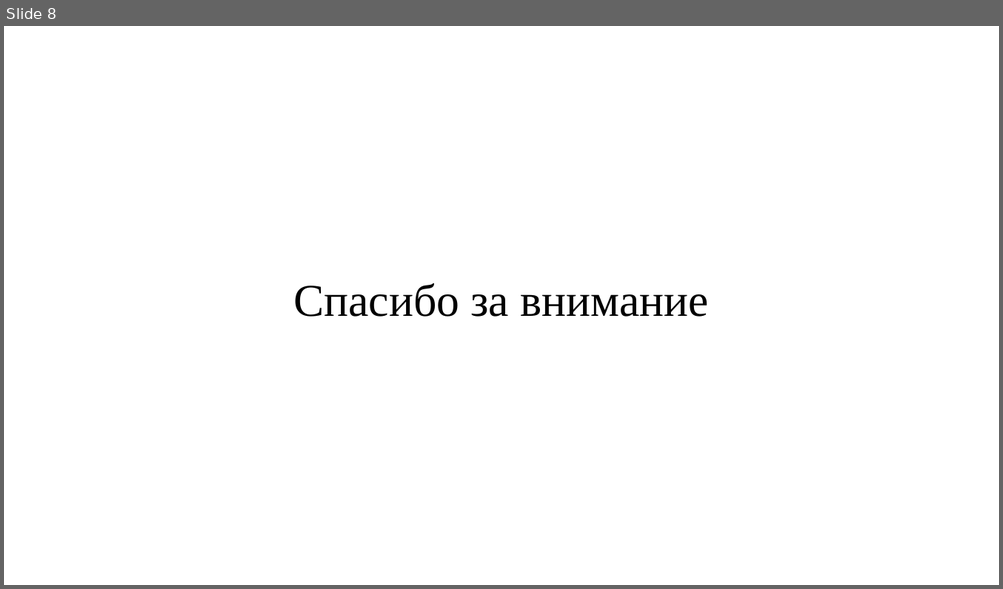
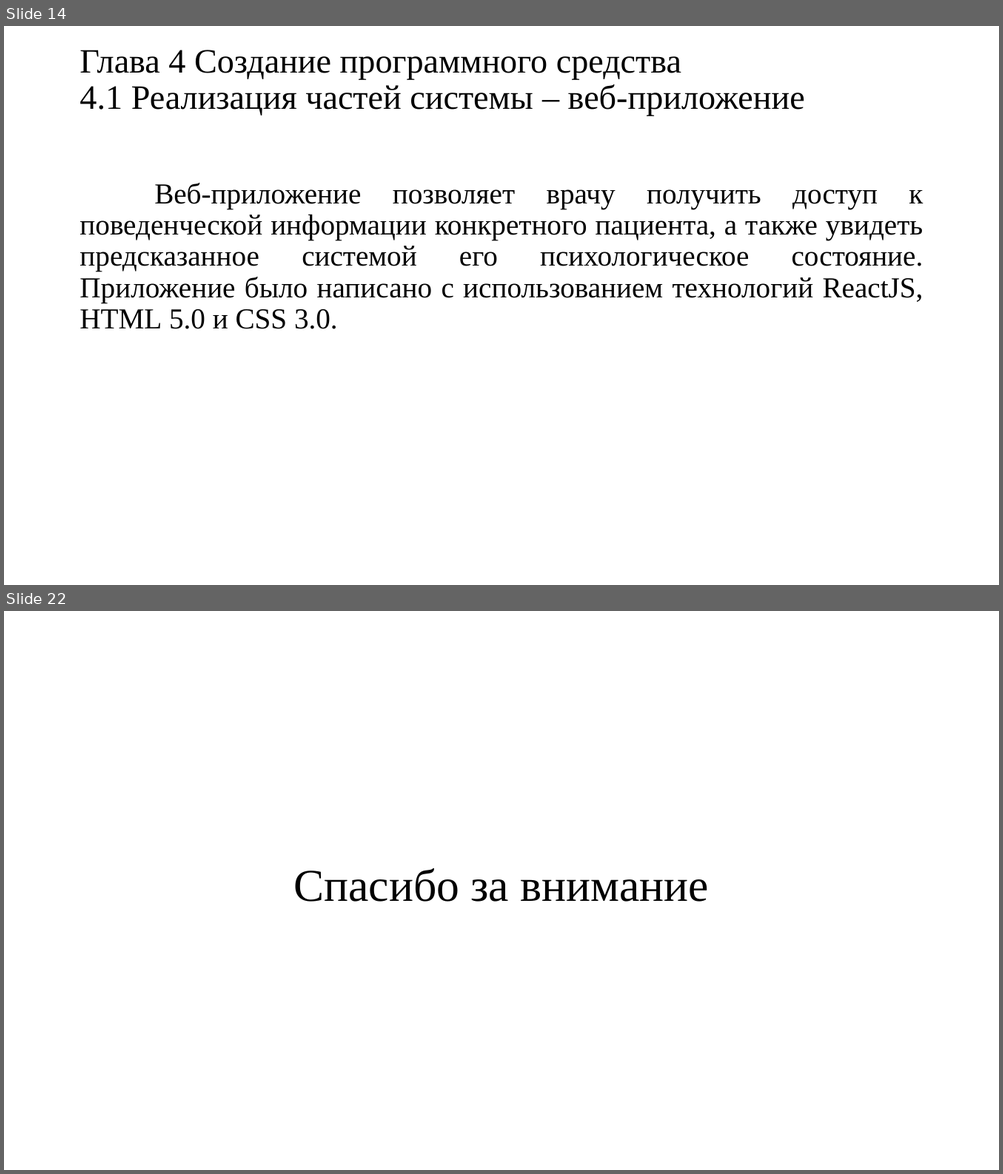
Before and after one commit to Wideweb/-digital-psychology-docs, a slide deck: Алькевич А.С/Презентация.pptx. Shown one above the other, each under a label of ours: slide 8 before the commit, slides 14 and 22 after it; the slides between them are not shown. The pictures are 1003x589 and 1003x1174 pixels, drawn with LibreOffice and Linux fonts; fonts in the diff are those of the drawing. Boxes give left, top, right and bottom in pixels: in the first picture for what was removed or moved away, otherwise in the second. Text is boxed around its words. In the diff, an @@ line names an element or a change of style, - is before the commit and + after.

```diff
--- a/Алькевич А.С/Презентация.pptx
+++ b/Алькевич А.С/Презентация.pptx
@@ slide 14 added at bbox=[4, 26, 999, 585], background #FFFFFF @@
@@ title added at bbox=[79, 50, 805, 116], 33 pt, text #000000 @@
+Глава 4 Создание программного средства
+4.1 Реализация частей системы – веб-приложение
@@ text added at bbox=[79, 183, 923, 329], 28 pt, text #000000 @@
+Веб-приложение позволяет врачу получить доступ к поведенческой информации конкретного пациента, а также увидеть предсказанное системой его психологическое состояние. Приложение было написано с использованием технологий ReactJS, HTML 5.0 и CSS 3.0.
@@ what was slide 8 is now slide 22 @@
```
Also in this commit, not shown: 3 slides changed, 16 other slides added, 3 slides removed, 7 other files.
